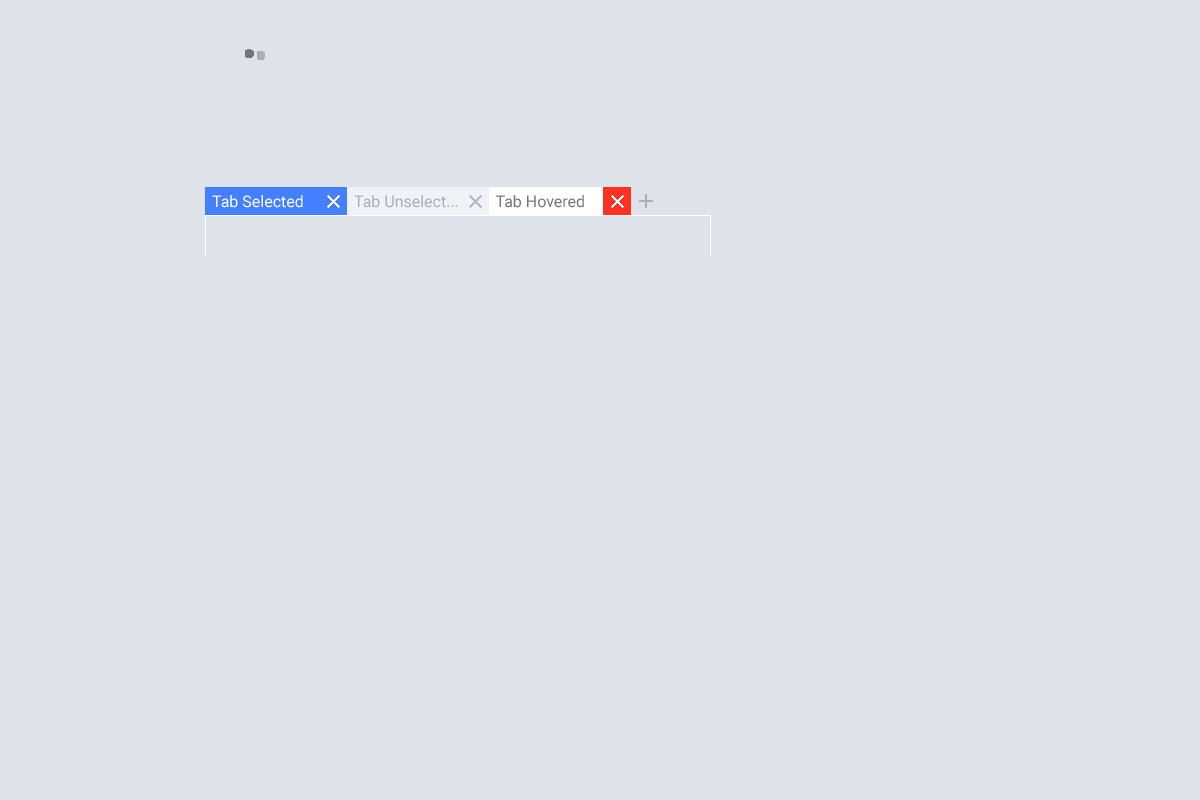
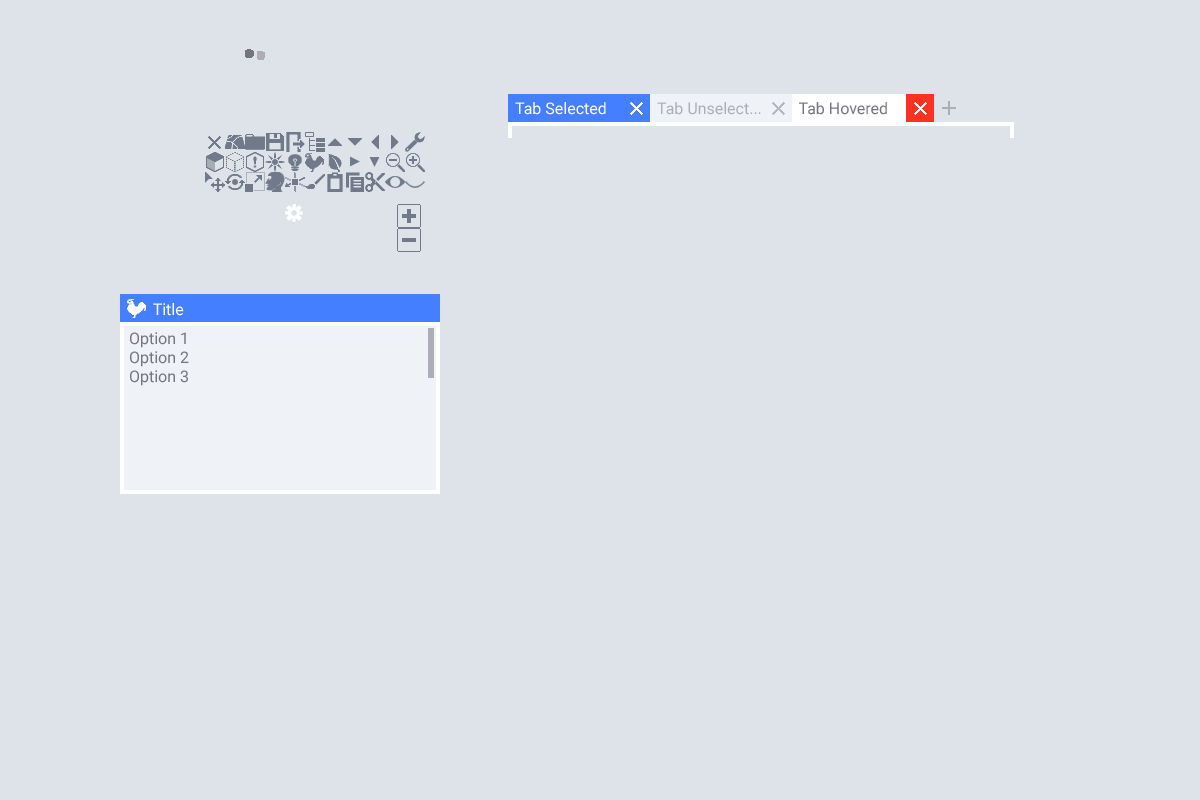
Comparing the layer stacks of the two 1200x800 images. Changes:
added layer "Layer 2" above "Tab Unsel..." over (205, 132, 425, 252)
painted on "Tab Unsel..." over (120, 94, 1014, 494)
